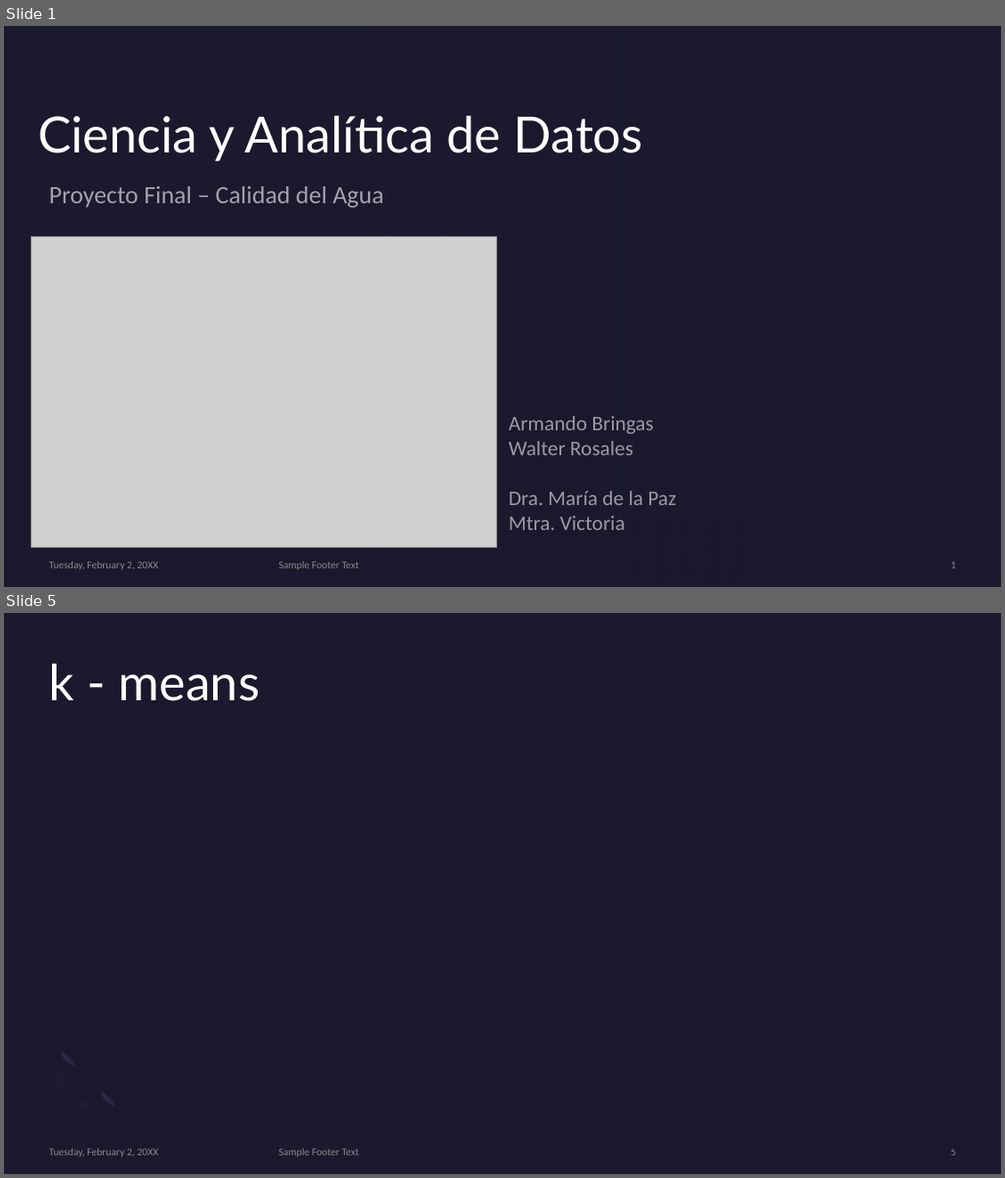
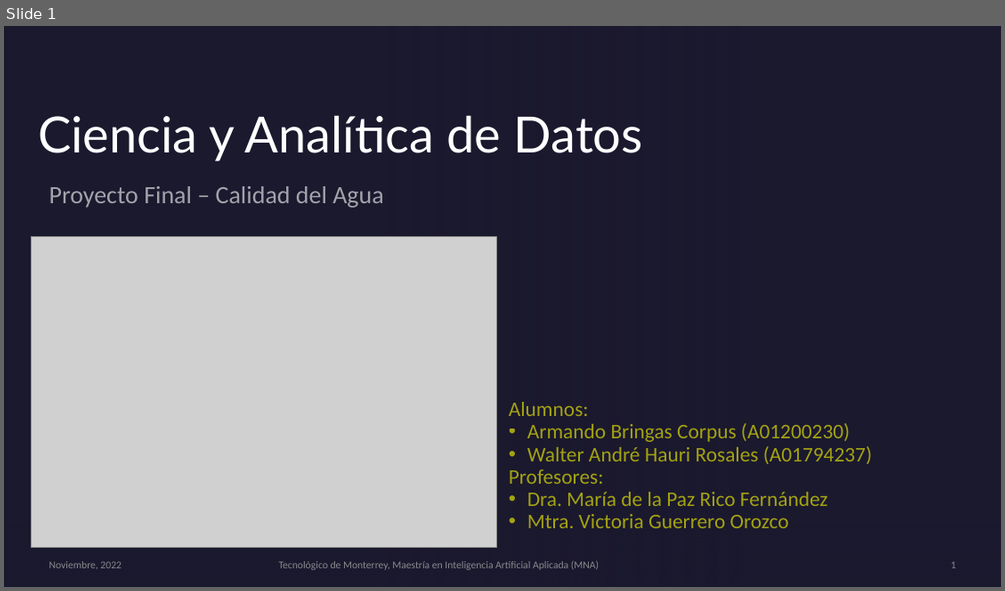
Before and after one commit to PosgradoMNA/actividades-del-projecto-Equipo-100-Oraculos-de-Delfos, a slide deck: Proyecto_Final/Presentación_Final.pptx. Shown one above the other, each under a label of ours: slides 1 and 5 before the commit, slide 1 after it; the slides between them are not shown. The pictures are 1005x1178 and 1005x591 pixels, drawn with LibreOffice and Linux fonts; fonts in the diff are those of the drawing; grey boxes stand for pictures; background and template pictures are left out. Boxes give left, top, right and bottom in pixels: in the first picture for what was removed or moved away, otherwise in the second. Text is boxed around its words. In the diff, an @@ line names an element or a change of style, - is before the commit and + after.

```diff
--- a/Proyecto_Final/Presentación_Final.pptx
+++ b/Proyecto_Final/Presentación_Final.pptx
@@ slide 5 removed at (4, 613, 1001, 1174), background #1B192E @@
@@ title removed at (49, 663, 259, 701) @@
-k - means
@@ freeform shape removed at (33, 1048, 117, 1132) @@
@@ ellipse removed at (59, 1050, 76, 1067) @@
@@ ellipse removed at (98, 1091, 115, 1108) @@
@@ text removed at (49, 1148, 159, 1157) @@
-Tuesday, February 2, 20XX
@@ text removed at (279, 1148, 359, 1157) @@
-Sample Footer Text
@@ page number removed at (951, 1149, 956, 1155) @@
-5
@@ slide 1 changed as well @@
@@ text at (509, 402, 872, 528): text changed; text colour #F2F2F2 at 60% opacity to #FFFF00 at 60% opacity @@
-Armando Bringas
-Walter Rosales
-Dra. María de la Paz
-Mtra. Victoria
+Alumnos:
+• Armando Bringas Corpus (A01200230)
+• Walter André Hauri Rosales (A01794237)
+Profesores:
+• Dra. María de la Paz Rico Fernández
+• Mtra. Victoria Guerrero Orozco
@@ text at (49, 561, 121, 569): text changed @@
-Tuesday, February 2, 20XX
+Noviembre, 2022
@@ text at (279, 561, 599, 570): text changed @@
-Sample Footer Text
+Tecnológico de Monterrey, Maestría en Inteligencia Artificial Aplicada (MNA)
```
Also in this commit, not shown: 1 other slide changed, 9 slides added, 8 other slides removed, 6 other files.
